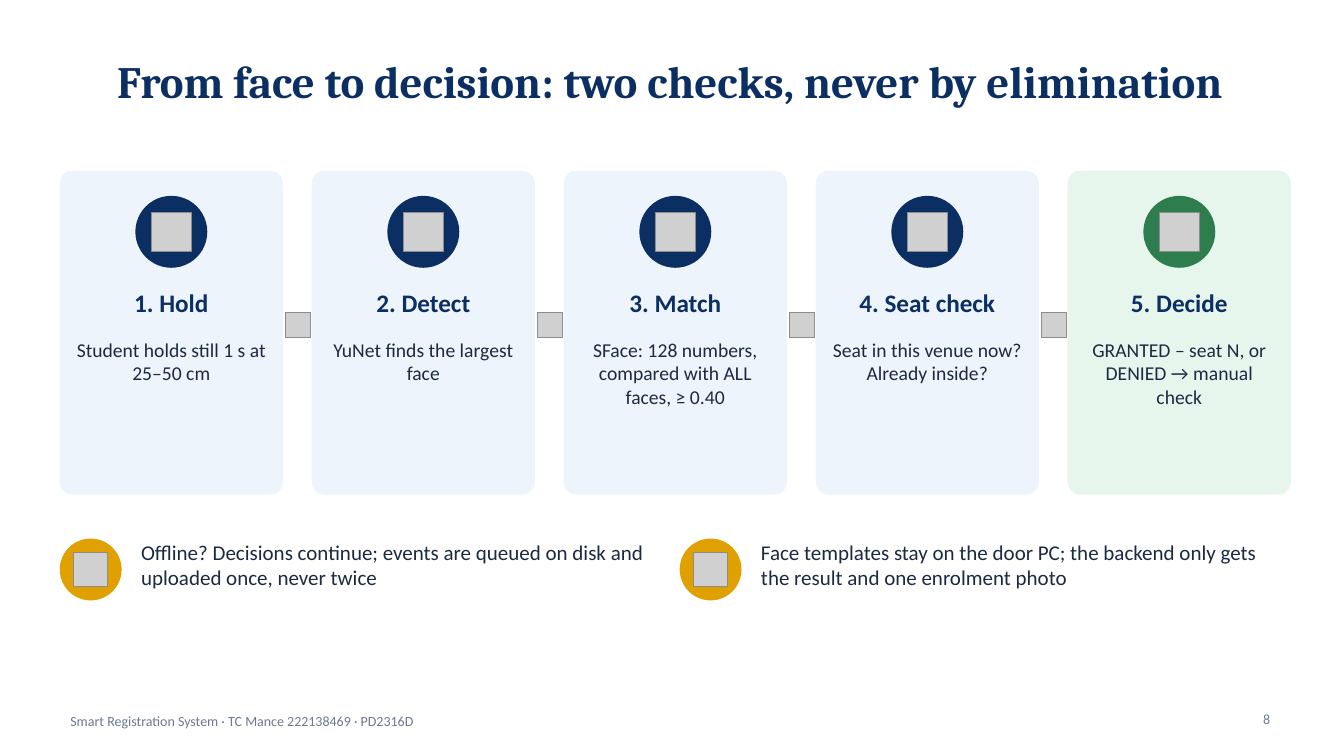
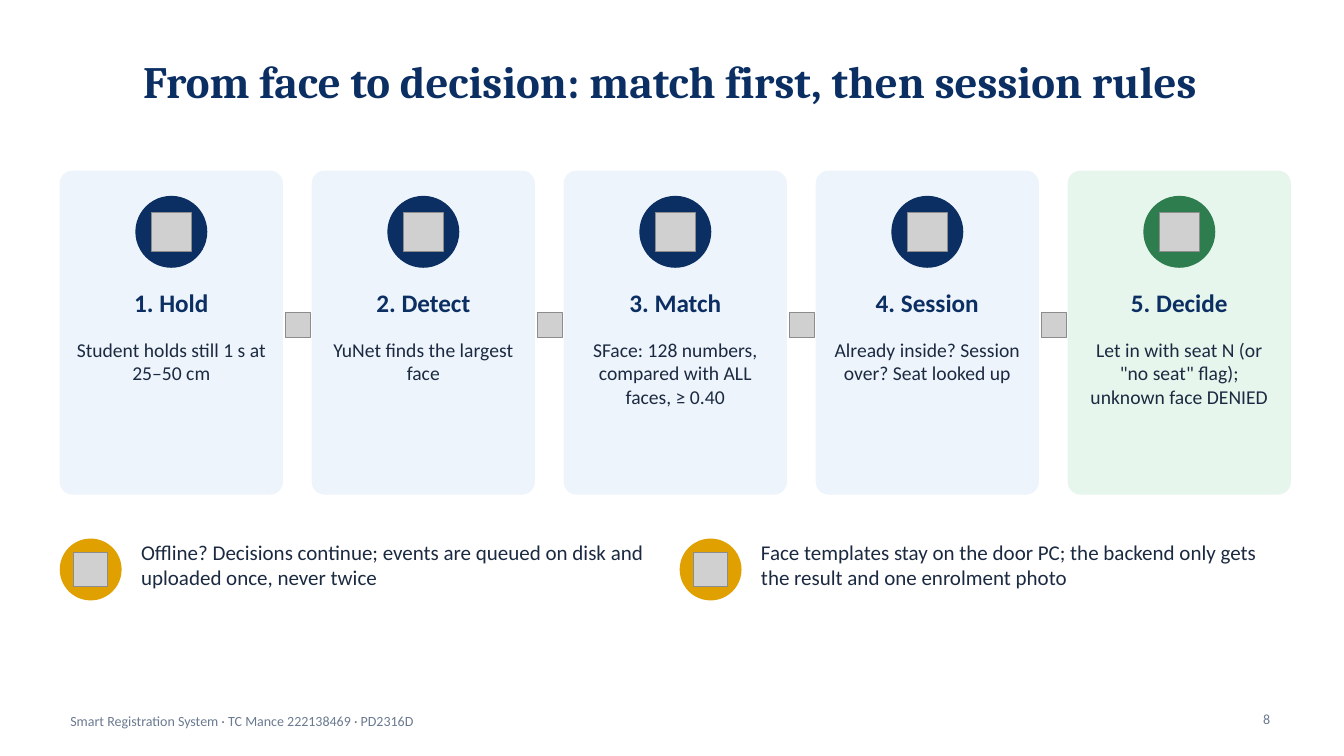
Before and after one commit to TebogoClifford/Smart_Registration_System, a slide deck: slide 8 of docs_out/SRS_Presentation_TC_Mance.pptx. Drawn at 1344x756 pixels with LibreOffice and Linux fonts; fonts in the diff are those of the drawing; grey boxes stand for pictures. Boxes give left, top, right and bottom in pixels: in the first picture for what was removed or moved away, otherwise in the second. Text is boxed around its words. In the diff, an @@ line names an element or a change of style, - is before the commit and + after.

```diff
--- a/docs_out/SRS_Presentation_TC_Mance.pptx
+++ b/docs_out/SRS_Presentation_TC_Mance.pptx
@@ title at bbox=[143, 66, 1196, 104]: text changed @@
-From face to decision: two checks, never by elimination
+From face to decision: match first, then session rules
@@ text at bbox=[876, 294, 979, 312]: text changed @@
-4. Seat check
+4. Session
@@ text at bbox=[835, 343, 1019, 383]: text changed @@
-Seat in this venue now? Already inside?
+Already inside? Session over? Seat looked up
@@ text at bbox=[1090, 343, 1268, 404]: text changed @@
-GRANTED – seat N, or DENIED → manual check
+Let in with seat N (or "no seat" flag); unknown face DENIED
```
Also in this commit, not shown: 2 other slides changed, 8 other files.
